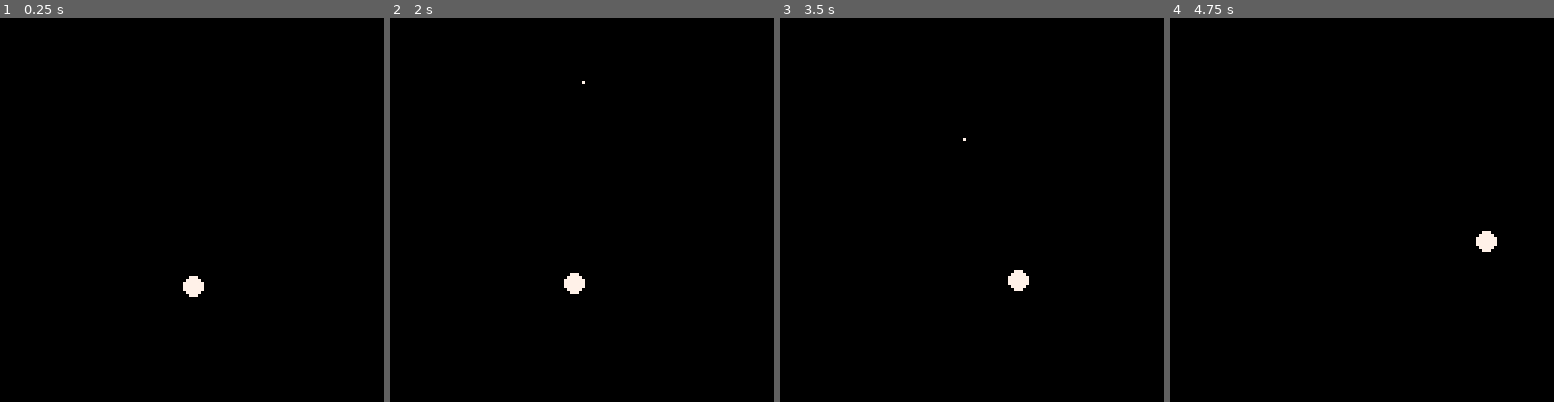
Above: before the commit, frames 1-4 (left to right).
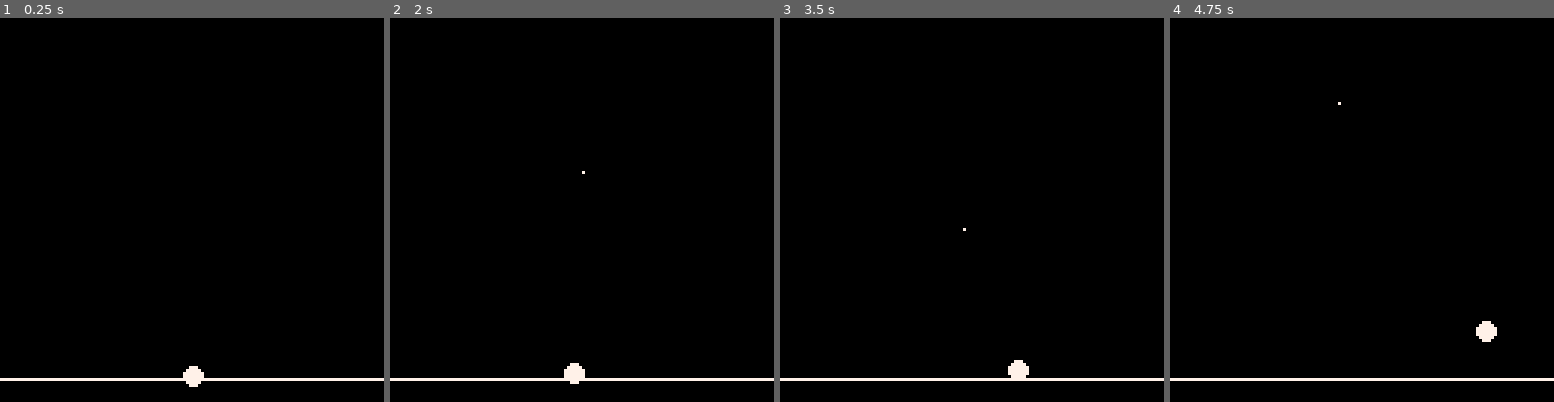
Above: after the commit, the same moments.

Repository: robotpony/game-jams
Game: PICO-8 cartridge 4/4.p8
The game is run twice, just before and just after one commit, with the same random seed, the same clock (stepped at 60 frames per second) and the same inputs.
Inputs:
- Up to frame 1 (0.25 s): no input
- Up to frame 2 (2 s): tap O (Z key) at 0.33, 0.7, 1.43 s; hold Left from 1.97 s (still down)
- Up to frame 3 (3.5 s): tap O (Z key) at 2.22, 3.1 s; release Left at 2.37 s; hold Right from 2.87 s (still down)
- Up to frame 4 (4.75 s): release Right at 3.53 s; tap O (Z key) at 3.98 s; hold Right 4.13-4.53 s

The runs differ from the first frame. In frame 1, 1.2% of the frame differs, in the area x 0-100%, y 67-97%; in frame 2, 1.2%; in frame 3, 1.2%; in frame 4, 1.2%, in the area x 0-100%, y 21-95%.

Commit message:
Fixes the ship arc.

Diff:
--- a/4/4.p8
+++ b/4/4.p8
@@ -3,7 +3,7 @@
 __lua__
 -- 4: gyri -- phase 1: ship arc movement & radial shooting
 
-CX,CY=64,25
+CX,CY=64,55
 SR=64
 SC=0.19167
 ST=0.00556
@@ -49,6 +49,7 @@
 
 function _draw()
   cls(0)
+  line(0,120,127,120,7)
   local sx,sy=arc_xy(CX,CY,SR,sang)
   circfill(sx,sy,3,7)
   for s in all(shots) do
Not shown, changed: 4/CLAUDE.md
Not shown, changed: 4/DESIGN.md
Not shown, changed: 4/PLAN.md
Not shown, changed: 4/README.md
